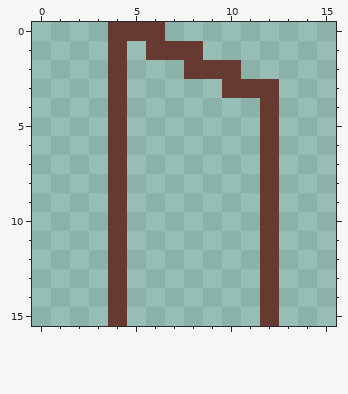
Edited in one commit: pixel-art file (Assets/Sprites/PuertaAbierta.aseprite). Above: the version before the commit.
16x16 pixels, 1 frame.
And afterwards:
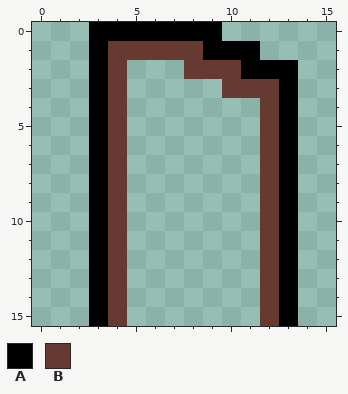
Palette (. is transparent): A #000000  B #663931
Diff:
y 0: x 3..9 .BBB... -> AAAAAAA
y 1: x 3 . -> A; x 5 . -> B; x 9..11 ... -> AAA
y 2: x 3 . -> A; x 11..13 ... -> AAA
y 3..15: x 3 . -> A; x 13 . -> A
Changed places in both pictures, as pixel boxes (x1, y1, x2, y2):
changed: (89, 22, 298, 326)
